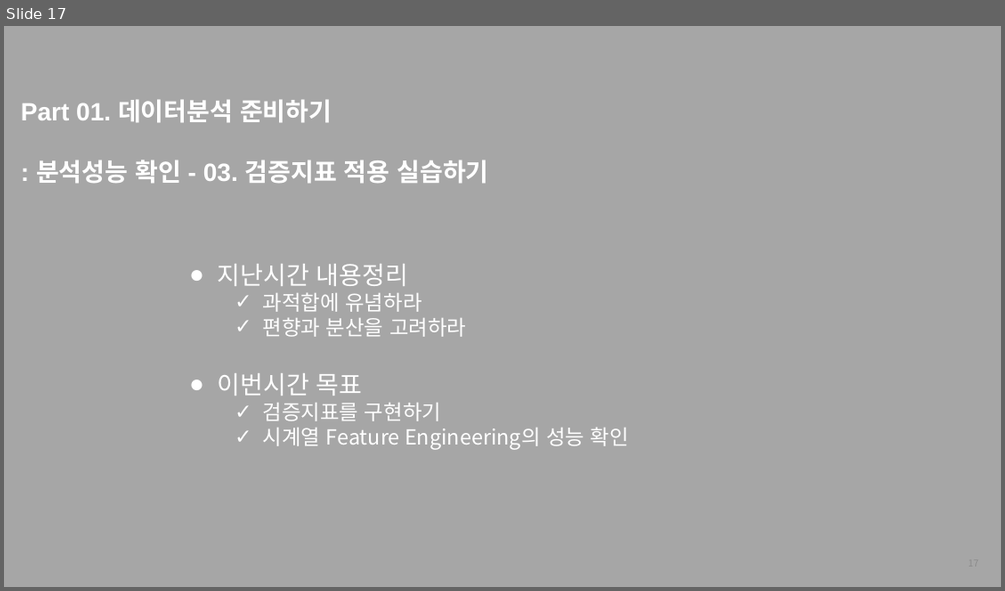
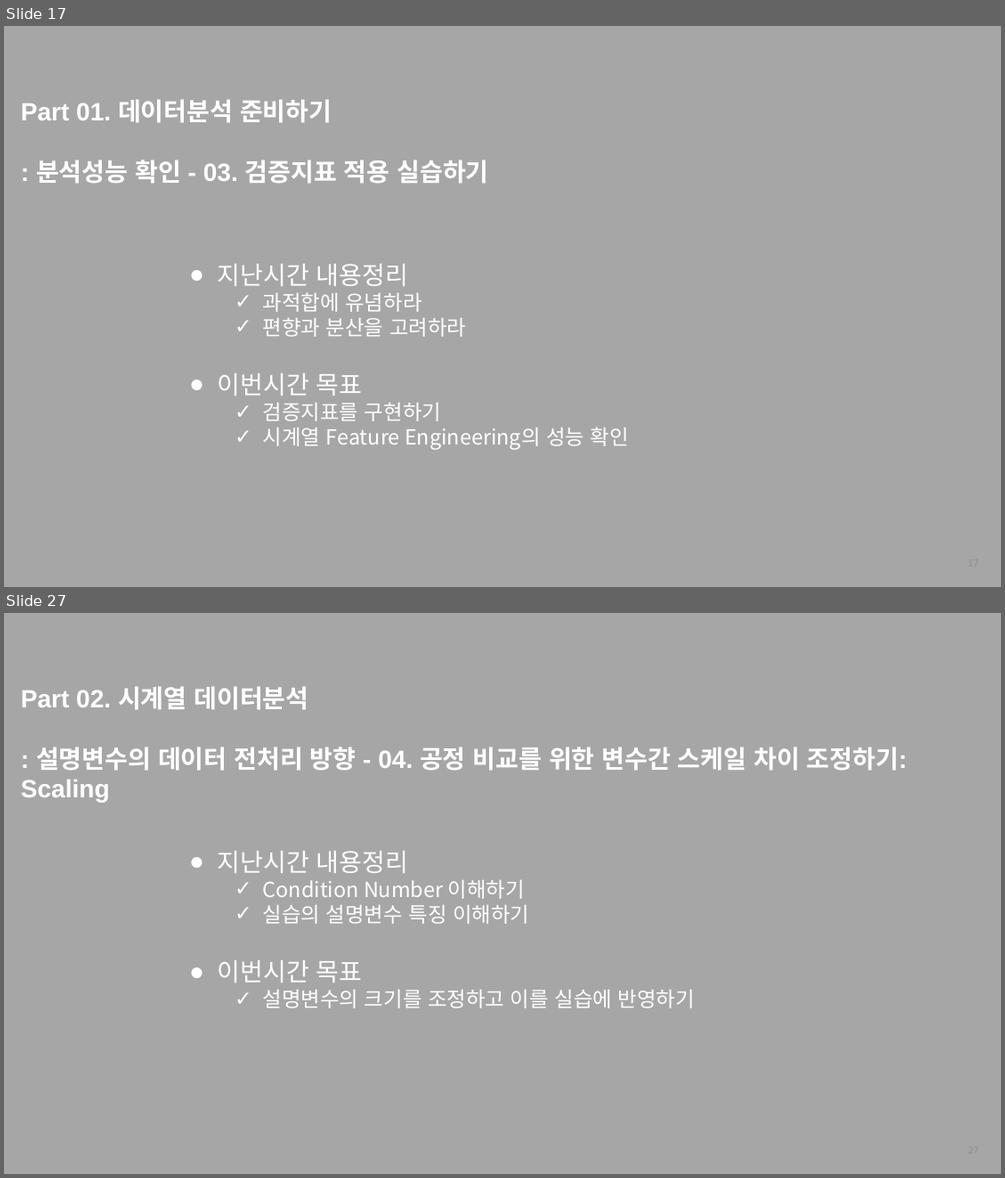
Before and after one commit to thekimk/All-About-Time-Series-Analysis, a slide deck: [FastCampus] 커리큘럼_김경원박사.pptx. Shown one above the other, each under a label of ours: slide 17 before the commit, slides 17 and 27 after it; the slides between them are not shown. The pictures are 1005x591 and 1005x1178 pixels, drawn with LibreOffice and Linux fonts; fonts in the diff are those of the drawing; background and template pictures are left out. Boxes give left, top, right and bottom in pixels: in the first picture for what was removed or moved away, otherwise in the second. Text is boxed around its words. In the diff, an @@ line names an element or a change of style, - is before the commit and + after.

```diff
--- a/[FastCampus] 커리큘럼_김경원박사.pptx
+++ b/[FastCampus] 커리큘럼_김경원박사.pptx
@@ slide 27 added at (4,613,1001,1174), background #A6A6A6 @@
@@ text added at (21,686,907,802), 24 pt, text #FFFFFF, bold @@
+Part 02. 시계열 데이터분석
+: 설명변수의 데이터 전처리 방향 - 04. 공정 비교를 위한 변수간 스케일 차이 조정하기: Scaling
@@ text added at (218,851,695,1008), 20 pt, text #FFFFFF @@
+● 지난시간 내용정리
+  ✓ Condition Number 이해하기
+  ✓ 실습의 설명변수 특징 이해하기
+● 이번시간 목표
+  ✓ 설명변수의 크기를 조정하고 이를 실습에 반영하기
@@ page number added at (755,1135,987,1166), 9 pt, text #8C8C8C @@
+27
```
Also in this commit, not shown: 1 slide changed, 59 other slides added, 52 other files.
